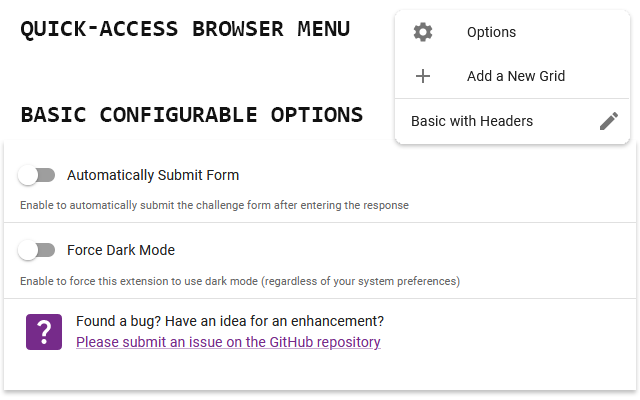
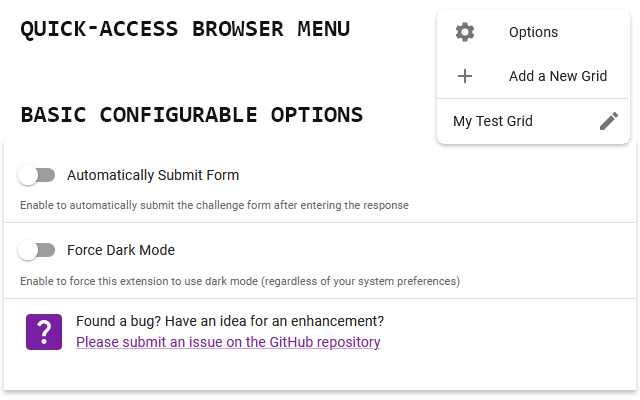
The second 640x400 image is a revision of the first. Changes to its layers:
painted on "Browser Menu" over (395, 10, 630, 144)
painted on "Options" over (26, 314, 381, 350)
